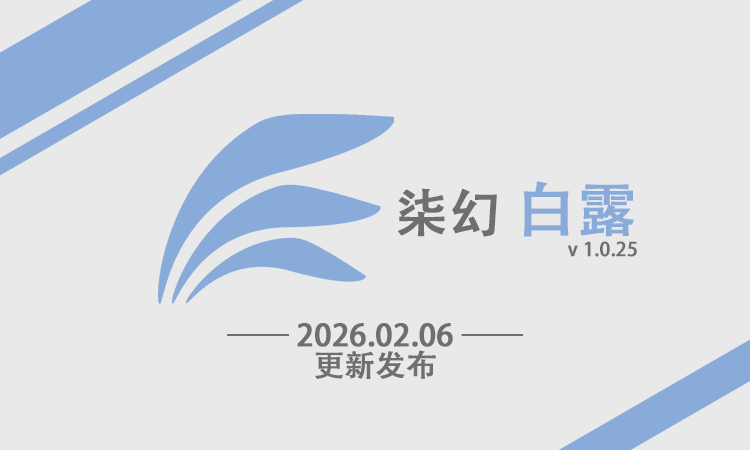
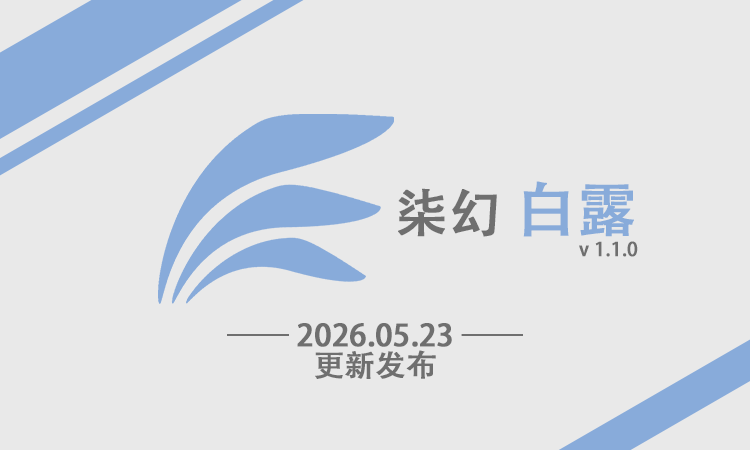
Layered file, before and after one edit (750×450). Changes by layer:
renamed "柒幻 白露 v 1.0.25" to "柒幻 白露 v 1.1.0", painted on it over [567, 241, 638, 257]
renamed "—— 2026.02.06 —— 更新发布" to "—— 2026.05.23 —— 更新发布", painted on it over [393, 323, 453, 347]